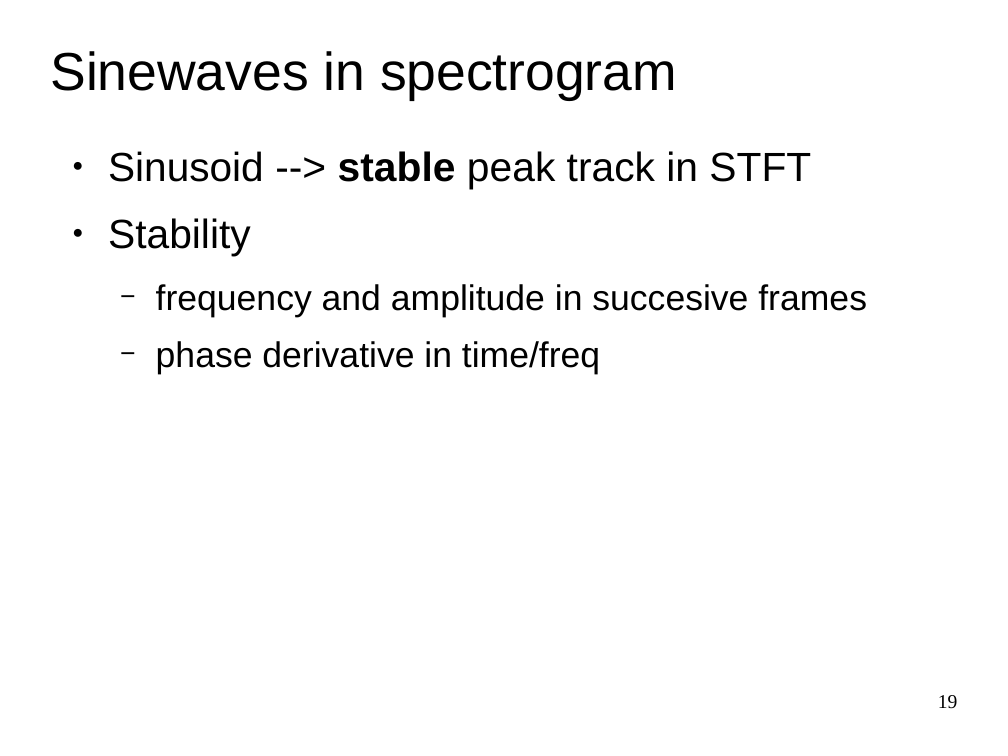
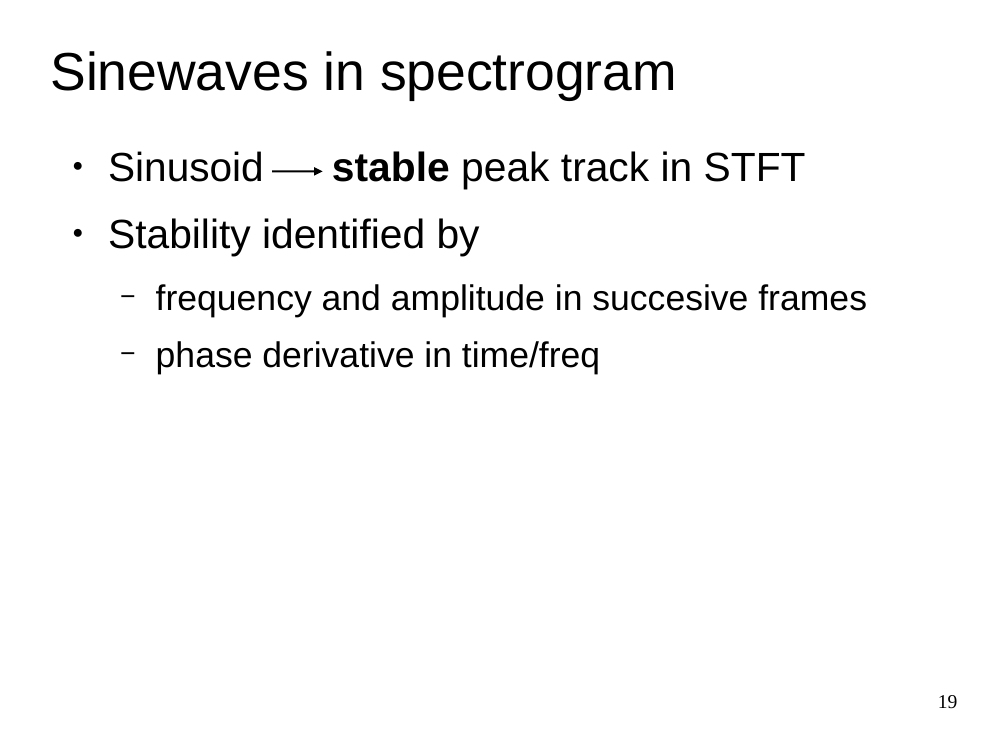
Before and after one commit to MTG/sms-tools, a slide deck: slide 19 of lectures/5-Sinusoidal-model/Sinusoidal-Model-1.odp. Drawn at 1008x756 pixels with LibreOffice and Linux fonts; fonts in the diff are those of the drawing. Boxes give left, top, right and bottom in pixels: in the first picture for what was removed or moved away, otherwise in the second. Text is boxed around its words. In the diff, an @@ line names an element or a change of style, - is before the commit and + after.

```diff
--- a/lectures/5-Sinusoidal-model/Sinusoidal-Model-1.odp
+++ b/lectures/5-Sinusoidal-model/Sinusoidal-Model-1.odp
@@ text at box(108, 151, 806, 256): text changed @@
-● Sinusoid --> stable peak track in STFT
-● Stability
+● Sinusoid stable peak track in STFT
+● Stability identified by
@@ arrow added from (272, 171) to (323, 171), #000000 1.45 pt @@
```
Also in this commit, not shown: 3 other slides changed, 31 other files.
